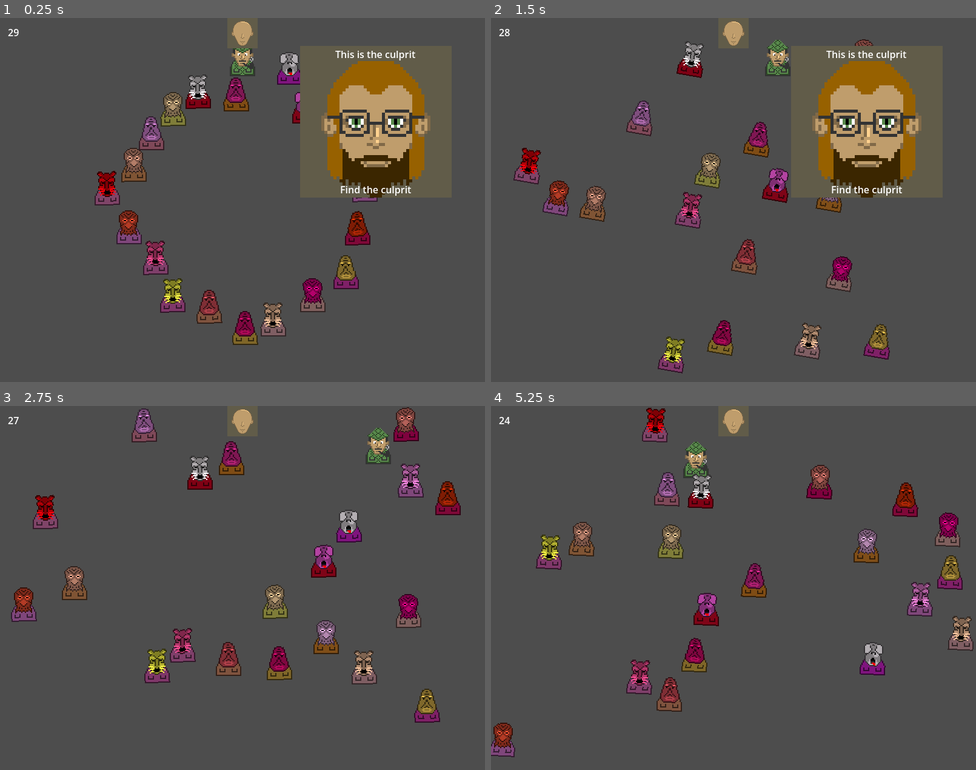
Above: before the commit, frames 1-4 (two rows, left to right).
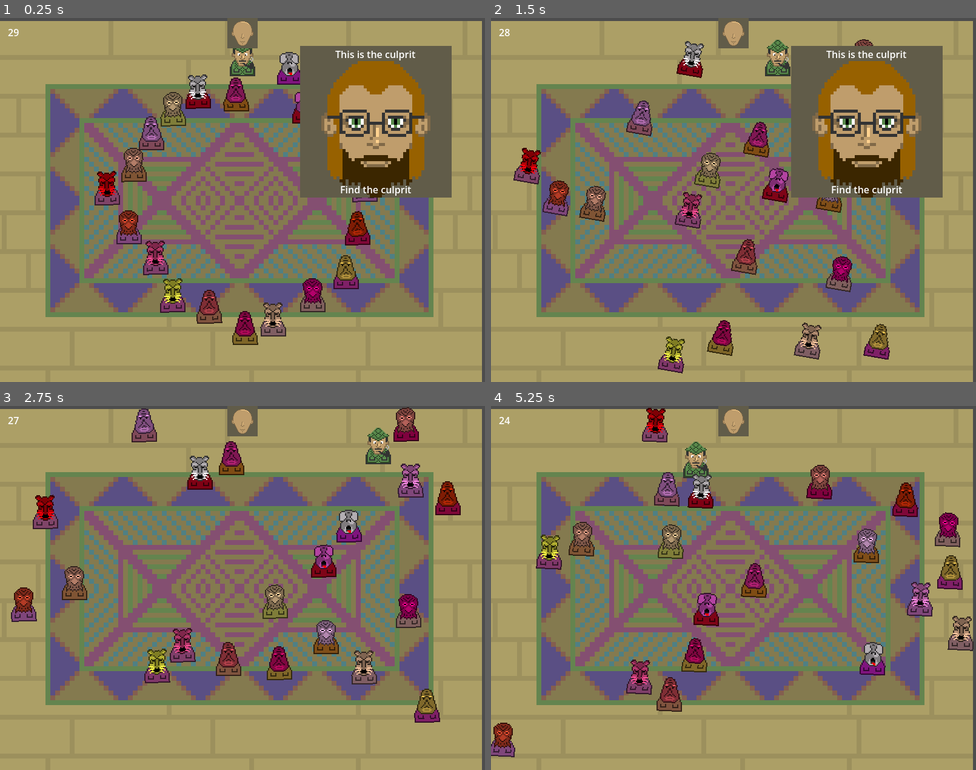
Above: after the commit, the same moments.

Repository: paavonelimarkka/mask-no-four
Game: Godot game, scene res://Scenes/game.tscn
Same seed, same stepped clock (60 frames per second), same inputs: the game is played once before the commit and once after it.
Inputs (mouse positions are in pixels of both pictures, inside the frame that each line leads up to):
- Up to frame 1 (0.25 s): no input
- Up to frame 2 (1.5 s): move the mouse to (840, 181) at 0.52 s; hold D (Right) 0.53-1.25 s; tap E (Interact) at 0.6 s; click (840, 181) at 0.67 s; drag from (636, 218) to (777, 61) at 1.27 s
- Up to frame 3 (2.75 s): move the mouse to (291, 507) at 2.02 s; hold D (Right) from 2.03 s (still down); tap E (Interact) at 2.1 s
- Up to frame 4 (5.25 s): release D (Right) at 2.75 s; drag from (709, 660) to (588, 533) at 2.77 s; move the mouse to (879, 642) at 3.52 s; hold A (Left) 3.53-4.25 s; tap E (Interact) at 3.6, 5.1 s; drag from (588, 533) to (694, 449) at 4.27 s; move the mouse to (757, 588) at 5.02 s; hold S (Down) from 5.03 s (still down); click (757, 588) at 5.17 s

The runs differ from the first frame. In frame 1, 79% of the frame differs, in the area x 0-100%, y 0-100%; in frame 2, 79%; in frame 3, 90%; in frame 4, 90%.
Error in both runs: Invalid call. Nonexistent function 'stop_movement' in base 'StaticBody2D'. (res://Scripts/player.gd:41)

Commit message:
Add floor

Diff:
--- a/Scenes/game.tscn
+++ b/Scenes/game.tscn
@@ -6,7 +6,8 @@
 [ext_resource type="PackedScene" uid="uid://bv0872odn3gha" path="res://Scenes/npc_generator.tscn" id="3_3dryh"]
 [ext_resource type="Script" uid="uid://c0ge6v0ma18lu" path="res://Scripts/face_reveal.gd" id="5_i6g32"]
 [ext_resource type="Texture2D" uid="uid://bm11o6hs61pj6" path="res://Assets/Faces/face_base.png" id="5_wowpa"]
-[ext_resource type="Script" uid="uid://dsijecui2r3re" path="res://Scenes/timer.gd" id="7_1l0tm"]
+[ext_resource type="Script" path="res://Scenes/timer.gd" id="7_1l0tm"]
+[ext_resource type="Texture2D" uid="uid://7kqnfdn3w0dj" path="res://Assets/floor.png" id="8_v158k"]
 
 [sub_resource type="PhysicsMaterial" id="PhysicsMaterial_mxpfa"]
 
@@ -227,5 +228,11 @@
 offset_right = -347.0
 offset_bottom = -248.0
 
+[node name="Floor" type="Sprite2D" parent="." unique_id=560535869]
+z_index = -2
+position = Vector2(-5, 5)
+scale = Vector2(8, 8)
+texture = ExtResource("8_v158k")
+
 [connection signal="draw_culprit" from="NpcGenerator" to="FacePoster/FaceReveal" method="_on_npc_generator_draw_culprit"]
 [connection signal="timeout" from="TimerTouhut/Timer" to="." method="_on_timer_timeout"]
Binary file added: Assets/floor.png
Not shown, added: Assets/floor.png.import
